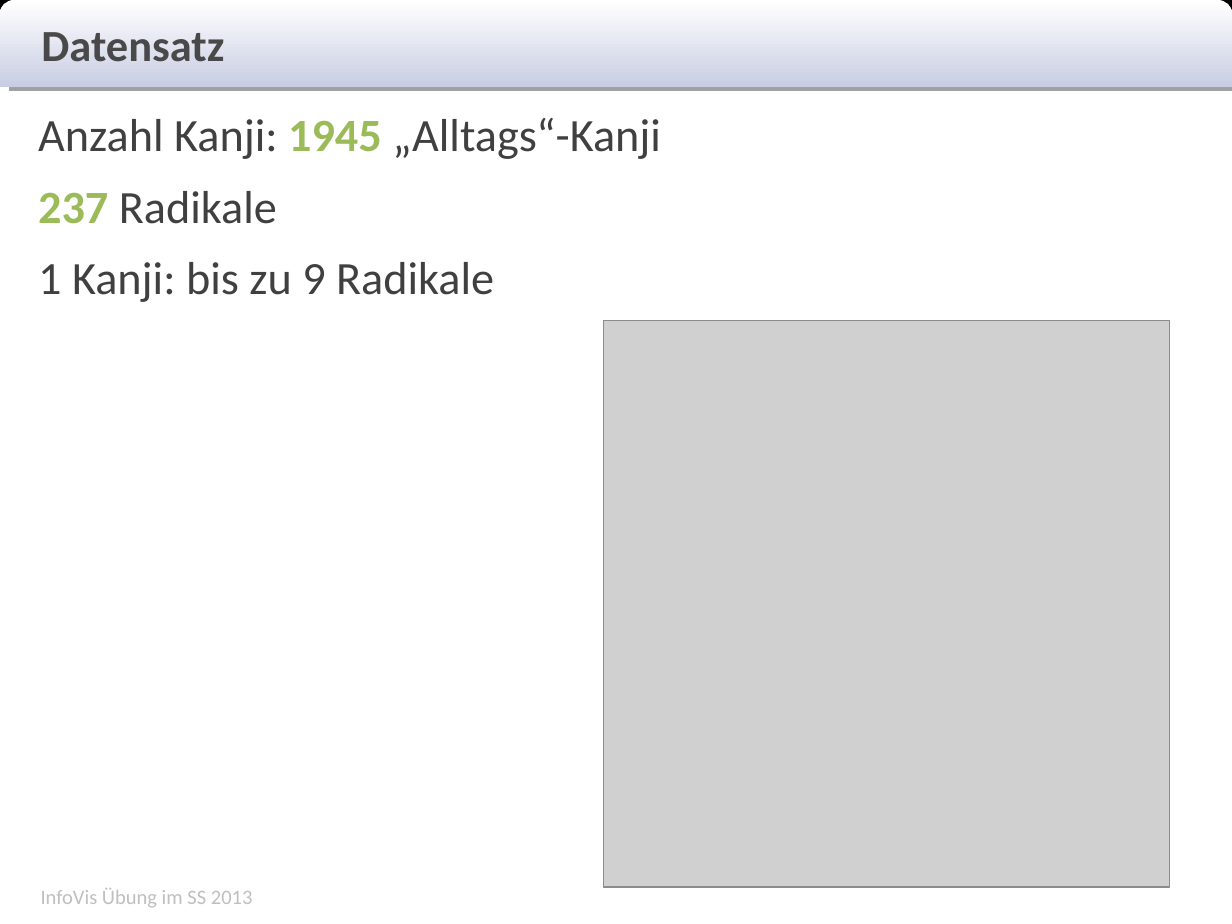
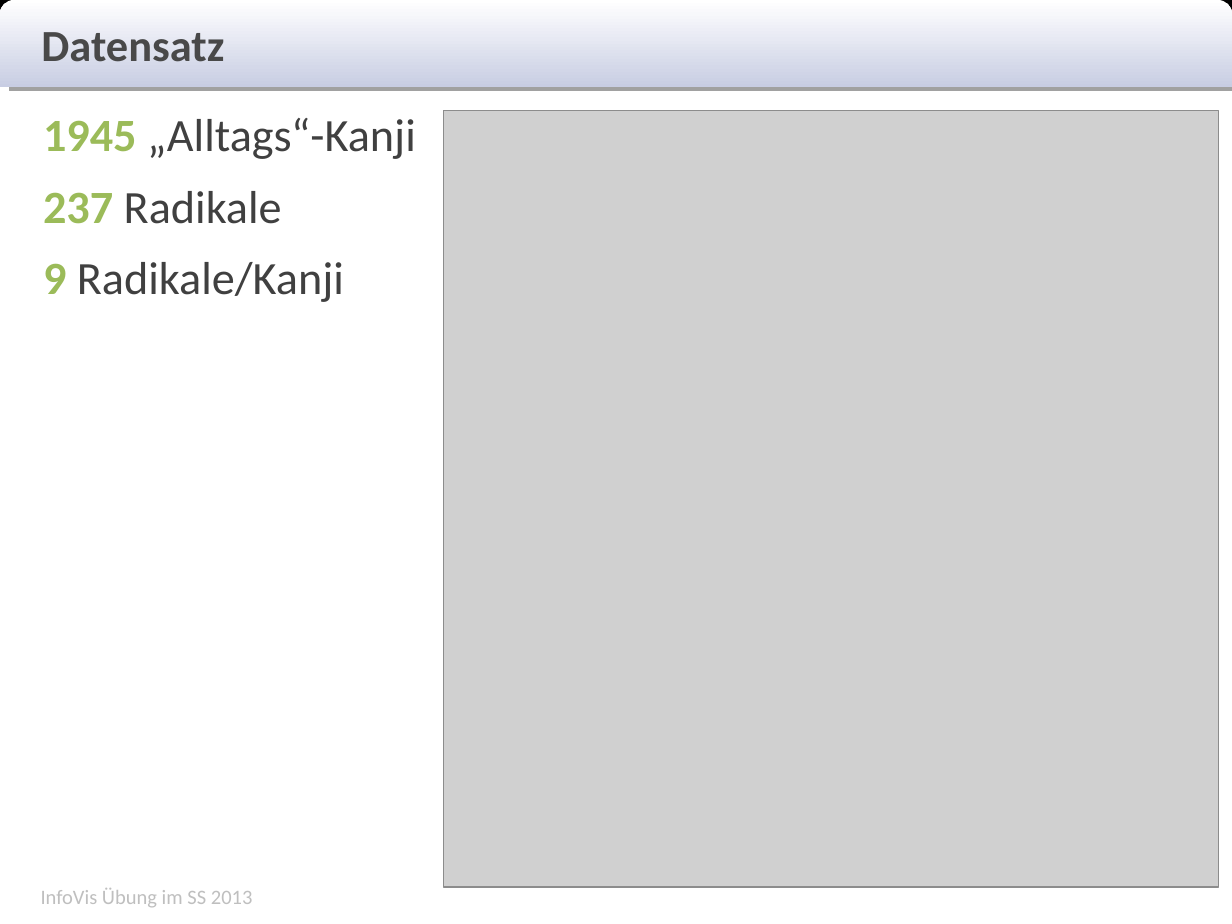
Before and after one commit to Rajikarubijua/bushumappu, a slide deck: slide 5 of presentation/abschlusspräsentation.odp (slide 7 before the commit). Drawn at 1232x924 pixels with LibreOffice and Linux fonts; fonts in the diff are those of the drawing; grey boxes stand for pictures. Boxes give left, top, right and bottom in pixels: in the first picture for what was removed or moved away, otherwise in the second. Text is boxed around its words. In the diff, an @@ line names an element or a change of style, - is before the commit and + after.

```diff
--- a/presentation/abschlusspräsentation.odp
+++ b/presentation/abschlusspräsentation.odp
@@ text at <box>43,118,416,159</box>: text changed @@
-Anzahl Kanji: 1945 „Alltags“-Kanji
+1945 „Alltags“-Kanji
@@ picture: place and size @@
-picture at <box>604,320,1169,887</box>
+picture at <box>444,111,1218,887</box>
@@ text at <box>43,262,344,302</box>: text changed @@
-1 Kanji: bis zu 9 Radikale
+9 Radikale/Kanji
```
Also in this commit, not shown: 3 other slides changed, 1 slide added, 2 slides removed, 1 other file.
